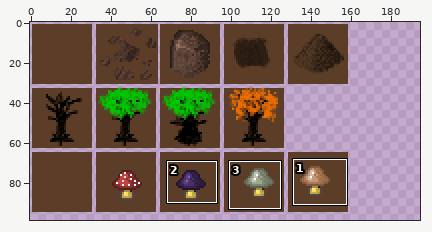
One commit to this sprite sheet: tmwdata/graphics/tiles/set_hlw.png. Above: a wide view before the commit, with the close-up outlined.
Close-up. As it was:
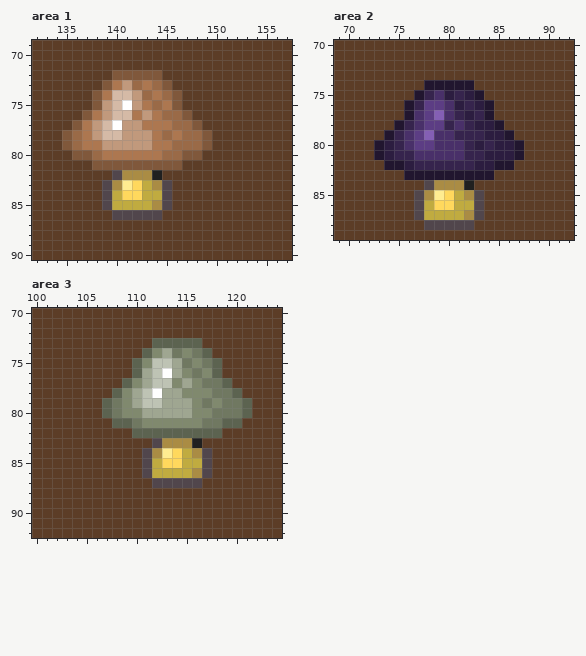
The file is 256x128 pixels. Pixels under 10% opacity are left out. Colours within 5 levels of each other are drawn and written as one. Shown: area 1: x 132..157, y 69..90; area 2: x 69..92, y 70..89; area 3: x 100..124, y 70..92. The wide view leaves out empty margins. The commit also changed other parts of the picture, which this record leaves out.
The result:
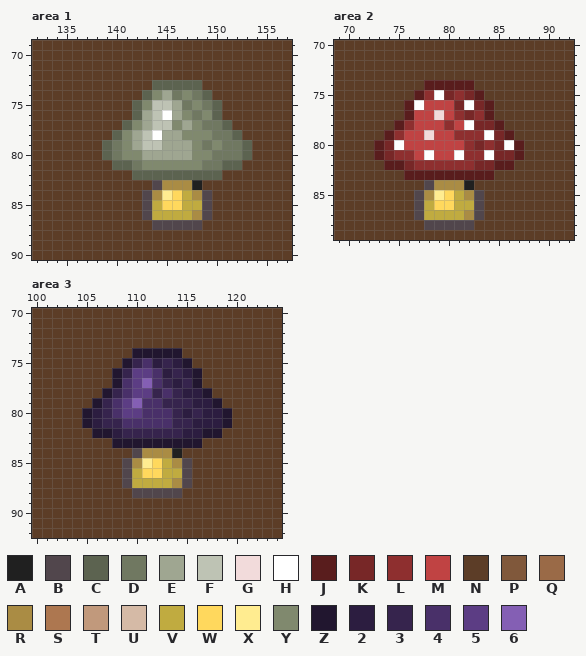
Palette (. is transparent): A #202020  B #51464c  C #5c6350  D #707861  E #9fa691  F #bec3b4  G #f2dbdb  H #ffffff  J #591d1d  K #772727  L #8e2f2f  M #c04343  N #5c3d27  P #80583b  Q #9a6a47  R #aa8c44  S #ad7750  T #c1997c  U #d5baa6  V #c0ab40  W #ffd85d  X #ffec90  Y #80896e  Z #21162f  2 #2c1d40  3 #36244d  4 #493069  5 #5c3d84  6 #845fb4
Difference:
--- area 1
@@ x 132..157 @@
 71 NNNNNNNNNNNNNNNNNNNNNNNNNN
-72 NNNNNNNNPPPPPNNNNNNNNNNNNN
-73 NNNNNNNPSTQSQPNNNNNNNNNNNN
-74 NNNNNNPSUUTQSQPNNNNNNNNNNN
-75 NNNNNNPTUHTSQSPNNNNNNNNNNN
-76 NNNNNPSTUUSTSQQPNNNNNNNNNN
-77 NNNNPSTUHTTSSSQQPNNNNNNNNN
-78 NNNPQSTUUTTTSQSQQPNNNNNNNN
-79 NNNPQSSTTTTTSSQQQPNNNNNNNN
-80 NNNNPPQSSSSSSQQPPNNNNNNNNN
-81 NNNNNNPPPPPPPPPNNNNNNNNNNN
-82 NNNNNNNNBRRRANNNNNNNNNNNNN
-83 NNNNNNNBRXWVRBNNNNNNNNNNNN
-84 NNNNNNNBVWWVVBNNNNNNNNNNNN
-85 NNNNNNNBVVVVRBNNNNNNNNNNNN
-86 NNNNNNNNBBBBBNNNNNNNNNNNNN
-87 NNNNNNNNNNNNNNNNNNNNNNNNNN
+72 NNNNNNNNNNNNNNNNNNNNNNNNNN
+73 NNNNNNNNNNNNCCCCCNNNNNNNNN
+74 NNNNNNNNNNNCYEDYDCNNNNNNNN
+75 NNNNNNNNNNCYFFEDYDCNNNNNNN
+76 NNNNNNNNNNCEFHEYDYCNNNNNNN
+77 NNNNNNNNNCYEFFYEYDDCNNNNNN
+78 NNNNNNNNCYEFHEEYYYDDCNNNNN
+79 NNNNNNNCDYEFFEEEYDYDDCNNNN
+80 NNNNNNNCDYYEEEEEYYDDDCNNNN
+81 NNNNNNNNCCDYYYYYYDDCCNNNNN
+82 NNNNNNNNNNCCCCCCCCCNNNNNNN
+83 NNNNNNNNNNNNBRRRANNNNNNNNN
+84 NNNNNNNNNNNBRXWVRBNNNNNNNN
+85 NNNNNNNNNNNBVWWVVBNNNNNNNN
+86 NNNNNNNNNNNBVVVVRBNNNNNNNN
+87 NNNNNNNNNNNNBBBBBNNNNNNNNN
 88 NNNNNNNNNNNNNNNNNNNNNNNNNN
--- area 2
@@ x 69..92 @@
 73 NNNNNNNNNNNNNNNNNNNNNNNN
-74 NNNNNNNNNZZZZZNNNNNNNNNN
-75 NNNNNNNNZ34232ZNNNNNNNNN
-76 NNNNNNNZ3554232ZNNNNNNNN
-77 NNNNNNNZ4564323ZNNNNNNNN
-78 NNNNNNZ345534322ZNNNNNNN
-79 NNNNNZ34564433322ZNNNNNN
-80 NNNNZ2345544432322ZNNNNN
-81 NNNNZ2334444433222ZNNNNN
-82 NNNNNZZ233333322ZZNNNNNN
-83 NNNNNNNZZZZZZZZZNNNNNNNN
+74 NNNNNNNNNJJJJJNNNNNNNNNN
+75 NNNNNNNNJLHKLKJNNNNNNNNN
+76 NNNNNNNJHMMMKHKJNNNNNNNN
+77 NNNNNNNJMMGMLKLJNNNNNNNN
+78 NNNNNNJLMMMLMHKKJNNNNNNN
+79 NNNNNJLMMGMMLLLHKJNNNNNN
+80 NNNNJKHMMMMMMLKLKHJNNNNN
+81 NNNNJKLLMHMMHLLHKKJNNNNN
+82 NNNNNJJKLLLLLLKKJJNNNNNN
+83 NNNNNNNJJJJJJJJJNNNNNNNN
 84 NNNNNNNNNBRRRANNNNNNNNNN
--- area 3
@@ x 100..124 @@
 72 NNNNNNNNNNNNNNNNNNNNNNNNN
-73 NNNNNNNNNNNNCCCCCNNNNNNNN
-74 NNNNNNNNNNNCYEDYDCNNNNNNN
-75 NNNNNNNNNNCYFFEDYDCNNNNNN
-76 NNNNNNNNNNCEFHEYDYCNNNNNN
-77 NNNNNNNNNCYEFFYEYDDCNNNNN
-78 NNNNNNNNCYEFHEEYYYDDCNNNN
-79 NNNNNNNCDYEFFEEEYDYDDCNNN
-80 NNNNNNNCDYYEEEEEYYDDDCNNN
-81 NNNNNNNNCCDYYYYYYDDCCNNNN
-82 NNNNNNNNNNCCCCCCCCCNNNNNN
-83 NNNNNNNNNNNNBRRRANNNNNNNN
-84 NNNNNNNNNNNBRXWVRBNNNNNNN
-85 NNNNNNNNNNNBVWWVVBNNNNNNN
-86 NNNNNNNNNNNBVVVVRBNNNNNNN
-87 NNNNNNNNNNNNBBBBBNNNNNNNN
-88 NNNNNNNNNNNNNNNNNNNNNNNNN
+73 NNNNNNNNNNNNNNNNNNNNNNNNN
+74 NNNNNNNNNNZZZZZNNNNNNNNNN
+75 NNNNNNNNNZ34232ZNNNNNNNNN
+76 NNNNNNNNZ3554232ZNNNNNNNN
+77 NNNNNNNNZ4564323ZNNNNNNNN
+78 NNNNNNNZ345534322ZNNNNNNN
+79 NNNNNNZ34564433322ZNNNNNN
+80 NNNNNZ2345544432322ZNNNNN
+81 NNNNNZ2334444433222ZNNNNN
+82 NNNNNNZZ233333322ZZNNNNNN
+83 NNNNNNNNZZZZZZZZZNNNNNNNN
+84 NNNNNNNNNNBRRRANNNNNNNNNN
+85 NNNNNNNNNBRXWVRBNNNNNNNNN
+86 NNNNNNNNNBVWWVVBNNNNNNNNN
+87 NNNNNNNNNBVVVVRBNNNNNNNNN
+88 NNNNNNNNNNBBBBBNNNNNNNNNN
 89 NNNNNNNNNNNNNNNNNNNNNNNNN
Boxes around the changes in both close-ups, in picture pixels (x1, y1, x2, y2):
changed: (62, 70, 252, 230)
changed: (374, 80, 524, 180)
changed: (82, 338, 252, 498)
